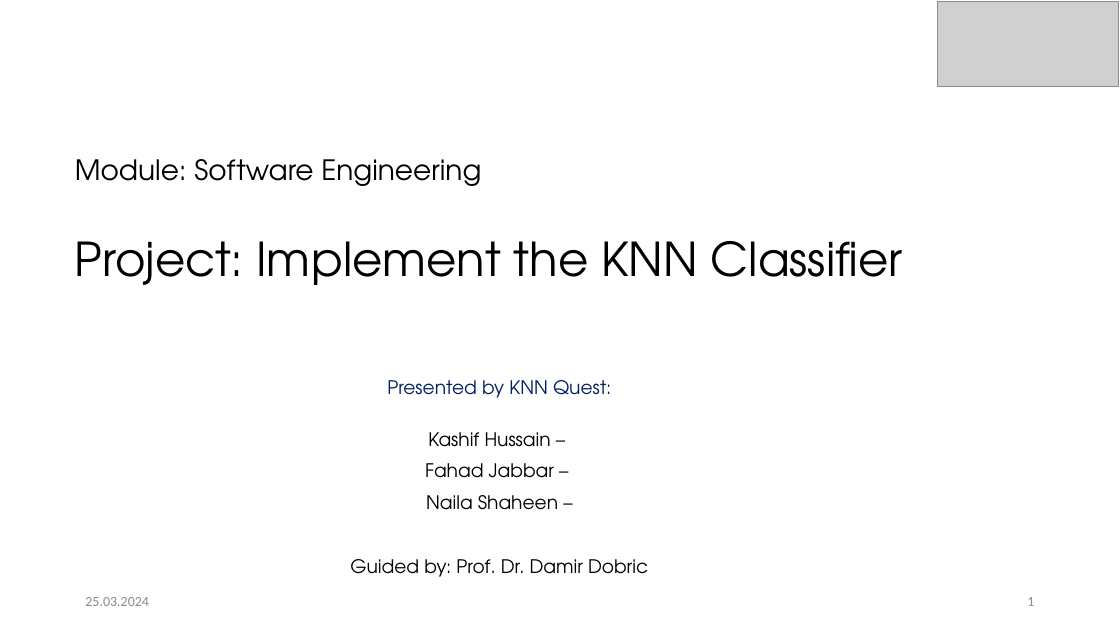
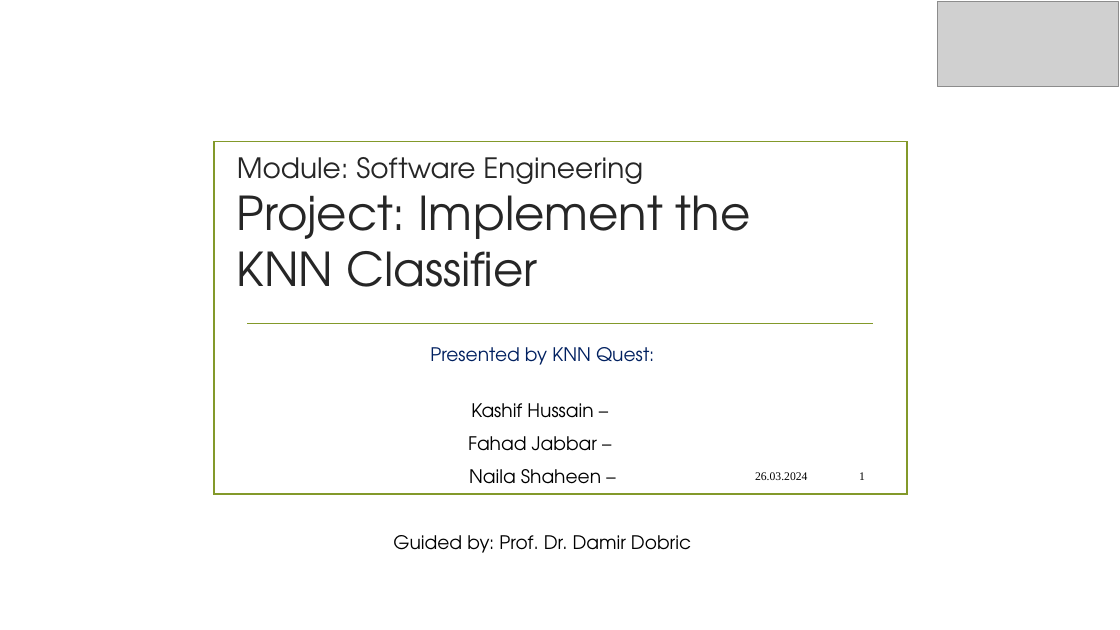
Before and after one commit to Fahad-Jabbar/neocortexapi, a slide deck: slide 1 of source/MySEProject/Documentation/Implement_the_KNN__Classifier_KNN_Quest.pptx. Drawn at 1120x630 pixels with LibreOffice and Linux fonts; fonts in the diff are those of the drawing; grey boxes stand for pictures; background and template pictures are left out. Boxes give left, top, right and bottom in pixels: in the first picture for what was removed or moved away, otherwise in the second. Text is boxed around its words. In the diff, an @@ line names an element or a change of style, - is before the commit and + after.

```diff
--- a/source/MySEProject/Documentation/Implement_the_KNN__Classifier_KNN_Quest.pptx
+++ b/source/MySEProject/Documentation/Implement_the_KNN__Classifier_KNN_Quest.pptx
@@ title "Module: Software Engineering Project: Implement ...": place and size @@
-title "Module: Software Engineering Project: Implement ..." at [75,159,903,285]
+title "Module: Software Engineering Project: Implement ..." at [237,157,751,287]
@@ title "Module: Software Engineering Project: Implement ..." at [237,157,751,287]: text colour #000000 to #262626; line spacing 0.9 to 1 @@
@@ rectangle added at [214,142,907,494], outline #83992A 1.25 pt @@
@@ subtitle "Presented by KNN Quest:": place and size @@
-subtitle "Presented by KNN Quest:" at [350,380,648,577]
+subtitle "Presented by KNN Quest:" at [393,347,691,553]
@@ subtitle "Presented by KNN Quest:" at [393,347,691,553]: line spacing 0.9 to 1 @@
@@ line added from (247, 323) to (874, 323), #83992A 1.25 pt @@
@@ text at [755,472,807,480]: text changed; size 12 to 10 pt; font Calibri to Times New Roman; text colour #8C8C8C to #000000 @@
-25.03.2024
+26.03.2024
@@ page number: place and size @@
-page number at [1027,597,1034,606]
+page number at [859,472,865,480]
@@ page number at [859,472,865,480]: size 12 to 10 pt, font Calibri to Times New Roman, text colour #8C8C8C to #000000 @@
```
Also in this commit, not shown: 8 other slides changed.
